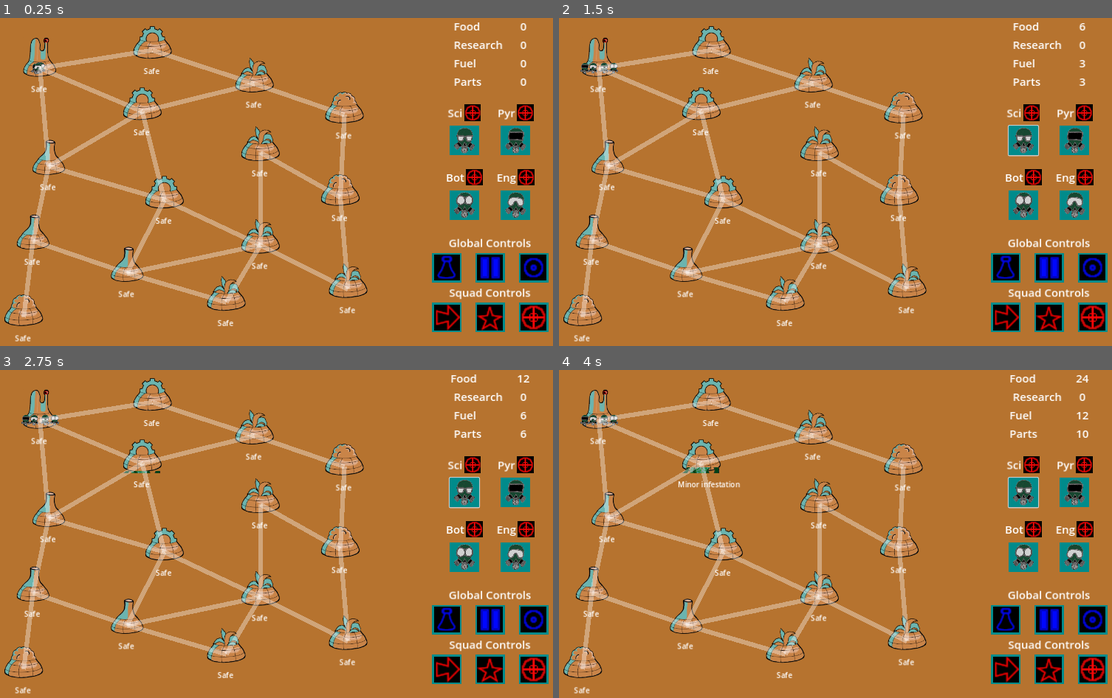
Above: before the commit, frames 1-4 (two rows, left to right).
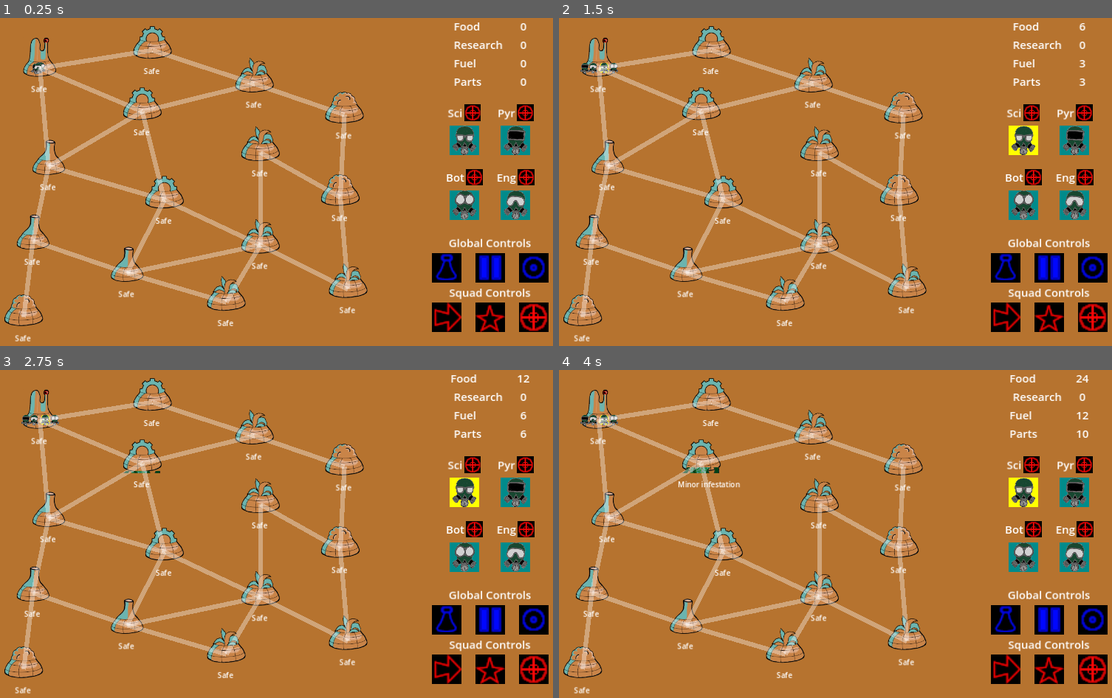
Above: after the commit, the same moments.

Repository: Aveli-games/contra-tentacula
Game: Godot game, scene res://main.tscn
Same seed, same stepped clock (60 frames per second), same inputs: the game is played once before the commit and once after it.
Inputs (mouse positions are in pixels of both pictures, inside the frame that each line leads up to):
- Up to frame 1 (0.25 s): no input
- Up to frame 2 (1.5 s): click (1023, 139) at 0.52 s; click (1023, 139) at 1.27 s
- Up to frame 3 (2.75 s): click (464, 491) at 2.02 s
- Up to frame 4 (4 s): tap Enter at 2.75 s; move the mouse to (597, 409) at 2.77 s; click (597, 409) at 2.92 s; tap Space at 3.5 s; move the mouse to (702, 452) at 3.52 s; click (702, 452) at 3.67 s

The runs differ from the first frame. In frame 1, 2.3% of the frame differs, in the area x 78-100%, y 32-96%; in frame 2, 2.5%, in the area x 7-100%, y 13-96%; in frame 3, 2.5%; in frame 4, 2.5%.

Commit message:
Select squad when right side bar icon clicked

Diff:
--- a/clickable_icon.tscn
+++ /dev/null
@@ -1,31 +0,0 @@
-[gd_scene load_steps=3 format=3 uid="uid://ba0a03ibw3jqe"]
-
-[ext_resource type="Texture2D" uid="uid://clrcel841ts6e" path="res://art/squad_sprites/botanist_icon_placeholder.png" id="1_t0wii"]
-[ext_resource type="Script" path="res://clickable_icon.gd" id="1_yk5my"]
-
-[node name="ClickableIcon" type="Control"]
-custom_minimum_size = Vector2(64, 64)
-layout_mode = 3
-anchors_preset = 0
-offset_left = 384.0
-offset_top = 136.0
-offset_right = 448.0
-offset_bottom = 200.0
-size_flags_horizontal = 4
-size_flags_vertical = 4
-script = ExtResource("1_yk5my")
-
-[node name="ColorRect" type="ColorRect" parent="."]
-layout_mode = 0
-offset_right = 64.0
-offset_bottom = 64.0
-color = Color(0.133333, 0.439216, 0.505882, 1)
-
-[node name="Button" type="Button" parent="."]
-layout_mode = 0
-offset_right = 64.0
-offset_bottom = 64.0
-icon = ExtResource("1_t0wii")
-flat = true
-icon_alignment = 1
-expand_icon = true
--- a/main.gd
+++ b/main.gd
@@ -20,6 +20,7 @@
 		child.move($Domes/Dome)
 		child.selected.connect(_on_squad_selected)
 		for squad_button in $UI/RightSidebar/SquadDisplay.get_children():
+			squad_button.selected.connect(_on_control_selected)
 			if not squad_button.squad_link:
 				squad_button.set_squad(child)
 				break
@@ -72,6 +73,10 @@
 	squad_node.set_highlight(true)
 	selected_squad = squad_node
 
+func _on_control_selected(node: Control):
+	if node is SquadInfoDisplay:
+		_on_squad_selected(node.squad_link)
+
 func _on_dome_targeted(target_dome: Dome):
 	if selected_squad:
 		selected_squad.move(target_dome)
--- a/squad_info_display.gd
+++ b/squad_info_display.gd
@@ -2,10 +2,12 @@
 
 class_name SquadInfoDisplay
 
+signal selected
+
 var squad_link: Squad
 
 func set_highlight(is_enable: bool):
-	$ClickableIcon.set_highlight(is_enable)
+	$TextureIcon.set_highlight(is_enable)
 
 func set_squad(squad: Squad):
 	squad_link = squad
@@ -32,7 +34,15 @@
 	$Details/SquadAbbreviation.text = text
 
 func set_tooltip(text: String):
-	$ClickableIcon.set_tooltip(text)
+	$TextureIcon.set_tooltip(text)
 
 func set_icon(path: String):
-	$ClickableIcon.set_icon(path)
+	$TextureIcon.set_icon(path)
+
+func _on_gui_input(event):
+	if event is InputEventMouseButton:
+		if event.button_index == MOUSE_BUTTON_LEFT and event.pressed:
+			selected.emit(self)
+
+func _on_texture_icon_gui_input(event):
+	_on_gui_input(event)
--- a/squad_info_display.tscn
+++ b/squad_info_display.tscn
@@ -2,7 +2,7 @@
 
 [ext_resource type="Texture2D" uid="uid://bviytsxvrvum1" path="res://art/command_sprites/fight_sprite_placeholder.png" id="1_xim44"]
 [ext_resource type="Script" path="res://squad_info_display.gd" id="1_xufqx"]
-[ext_resource type="PackedScene" uid="uid://ba0a03ibw3jqe" path="res://clickable_icon.tscn" id="2_e0ysf"]
+[ext_resource type="PackedScene" uid="uid://ba0a03ibw3jqe" path="res://texture_icon.tscn" id="3_4n2j5"]
 
 [node name="SquadInfoDisplay" type="VBoxContainer"]
 offset_left = 392.0
@@ -30,5 +30,8 @@
 texture = ExtResource("1_xim44")
 expand_mode = 3
 
-[node name="ClickableIcon" parent="." instance=ExtResource("2_e0ysf")]
+[node name="TextureIcon" parent="." instance=ExtResource("3_4n2j5")]
 layout_mode = 2
+
+[connection signal="gui_input" from="." to="." method="_on_gui_input"]
+[connection signal="gui_input" from="TextureIcon" to="." method="_on_texture_icon_gui_input"]
--- a/clickable_icon.gd
+++ b/texture_icon.gd
@@ -8,12 +8,12 @@
 
 func set_highlight(is_enable: bool):
 	if is_enable:
-		$ColorRect.color = HIGHLIGHT_COLOR
+		$Background.color = HIGHLIGHT_COLOR
 	else:
-		$ColorRect.color = BACKGROUND_COLOR
+		$Background.color = BACKGROUND_COLOR
 
 func set_icon(path: String):
-	$Button.icon = load(path)
+	$IconTexture.texture = load(path)
 
 func set_tooltip(text: String):
-	$Button.tooltip_text = text
+	$IconTexture.tooltip_text = text
--- /dev/null
+++ b/texture_icon.tscn
@@ -0,0 +1,29 @@
+[gd_scene load_steps=3 format=3 uid="uid://ba0a03ibw3jqe"]
+
+[ext_resource type="Script" path="res://texture_icon.gd" id="1_3h52m"]
+[ext_resource type="Texture2D" uid="uid://clrcel841ts6e" path="res://art/squad_sprites/botanist_icon_placeholder.png" id="2_tnj14"]
+
+[node name="TextureIcon" type="Control"]
+custom_minimum_size = Vector2(64, 64)
+layout_mode = 3
+anchors_preset = 0
+offset_left = 384.0
+offset_top = 136.0
+offset_right = 448.0
+offset_bottom = 200.0
+size_flags_horizontal = 4
+size_flags_vertical = 4
+script = ExtResource("1_3h52m")
+
+[node name="Background" type="ColorRect" parent="."]
+layout_mode = 0
+offset_right = 64.0
+offset_bottom = 64.0
+color = Color(0.133333, 0.439216, 0.505882, 1)
+
+[node name="IconTexture" type="TextureRect" parent="."]
+layout_mode = 0
+offset_right = 64.0
+offset_bottom = 64.0
+texture = ExtResource("2_tnj14")
+expand_mode = 2
--- a/ui.tscn
+++ b/ui.tscn
@@ -3,8 +3,8 @@
 [ext_resource type="Script" path="res://ui.gd" id="1_wssrf"]
 [ext_resource type="PackedScene" uid="uid://ce1jmy6wn14ce" path="res://resource_info_display.tscn" id="1_xef0o"]
 [ext_resource type="PackedScene" uid="uid://buvr472mrq05r" path="res://squad_info_display.tscn" id="2_oxt2f"]
-[ext_resource type="PackedScene" uid="uid://ba0a03ibw3jqe" path="res://clickable_icon.tscn" id="3_u1dio"]
 [ext_resource type="Script" path="res://global_controls.gd" id="4_dw5pm"]
+[ext_resource type="PackedScene" uid="uid://ba0a03ibw3jqe" path="res://texture_icon.tscn" id="5_35yct"]
 [ext_resource type="Script" path="res://squad_controls.gd" id="5_613uf"]
 
 [node name="UI" type="CanvasLayer"]
@@ -78,15 +78,15 @@
 alignment = 1
 script = ExtResource("4_dw5pm")
 
-[node name="ResearchMenuButton" parent="RightSidebar/ControlsDisplay/GlobalControls" instance=ExtResource("3_u1dio")]
+[node name="ResearchMenuButton" parent="RightSidebar/ControlsDisplay/GlobalControls" instance=ExtResource("5_35yct")]
 layout_mode = 2
 tooltip_text = "Research"
 
-[node name="PlayPauseButton" parent="RightSidebar/ControlsDisplay/GlobalControls" instance=ExtResource("3_u1dio")]
+[node name="PlayPauseButton" parent="RightSidebar/ControlsDisplay/GlobalControls" instance=ExtResource("5_35yct")]
 layout_mode = 2
 tooltip_text = "Pause"
 
-[node name="MainMenuButton" parent="RightSidebar/ControlsDisplay/GlobalControls" instance=ExtResource("3_u1dio")]
+[node name="MainMenuButton" parent="RightSidebar/ControlsDisplay/GlobalControls" instance=ExtResource("5_35yct")]
 layout_mode = 2
 tooltip_text = "Main Menu"
 
@@ -104,14 +104,14 @@
 alignment = 1
 script = ExtResource("5_613uf")
 
-[node name="MoveButton" parent="RightSidebar/ControlsDisplay/SquadControls" instance=ExtResource("3_u1dio")]
+[node name="MoveButton" parent="RightSidebar/ControlsDisplay/SquadControls" instance=ExtResource("5_35yct")]
 layout_mode = 2
 tooltip_text = "Move"
 
-[node name="SpecialButton" parent="RightSidebar/ControlsDisplay/SquadControls" instance=ExtResource("3_u1dio")]
+[node name="SpecialButton" parent="RightSidebar/ControlsDisplay/SquadControls" instance=ExtResource("5_35yct")]
 layout_mode = 2
 tooltip_text = "Special"
 
-[node name="FightButton" parent="RightSidebar/ControlsDisplay/SquadControls" instance=ExtResource("3_u1dio")]
+[node name="FightButton" parent="RightSidebar/ControlsDisplay/SquadControls" instance=ExtResource("5_35yct")]
 layout_mode = 2
 tooltip_text = "Fight"
